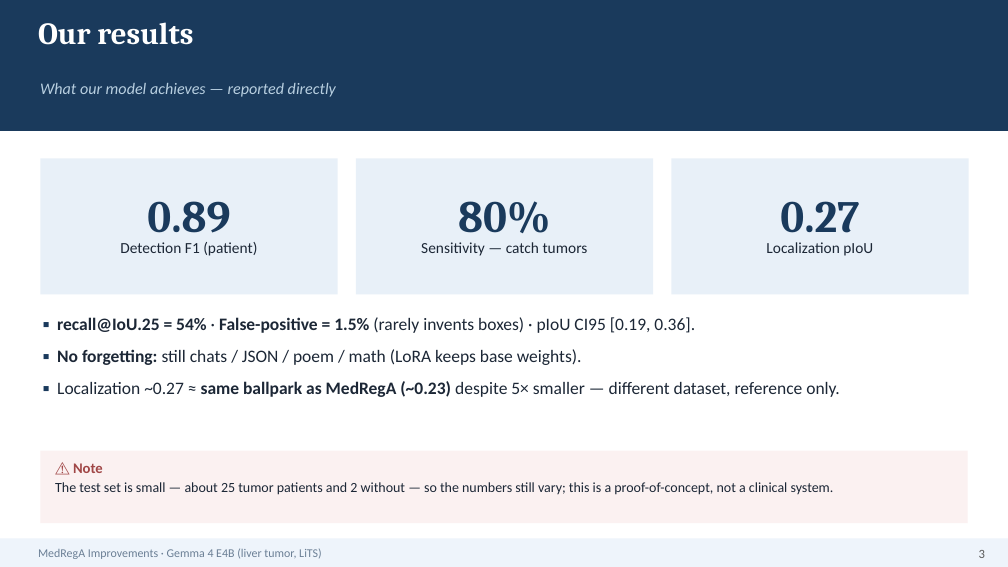
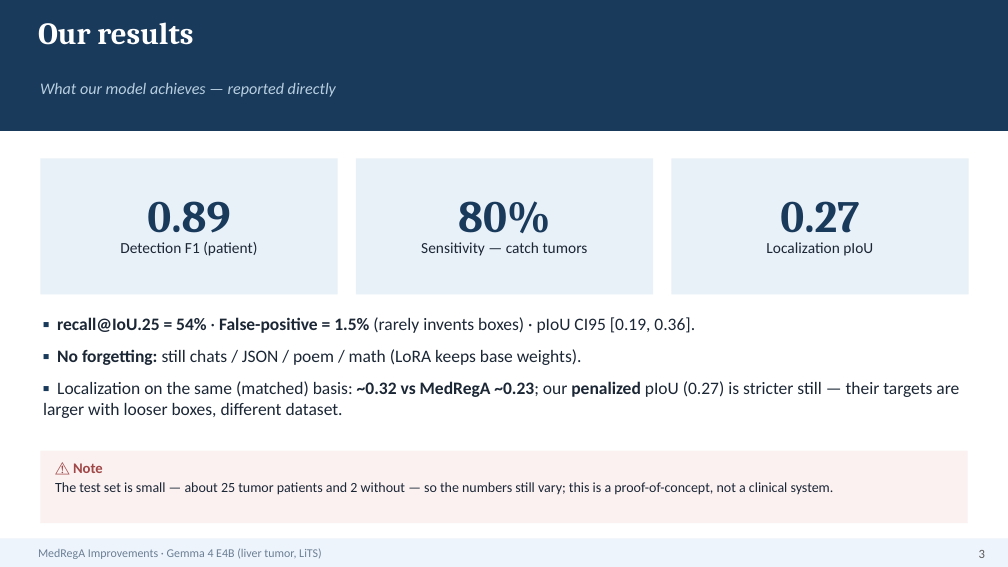
Before and after one commit to HatDuaa/medrega-liver-seminar, a slide deck: slide 3 of seminar/cai_tien/slides_5min_EN.pptx. Drawn at 1008x567 pixels with LibreOffice and Linux fonts; fonts in the diff are those of the drawing. Boxes give left, top, right and bottom in pixels: in the first picture for what was removed or moved away, otherwise in the second. Text is boxed around its words. In the diff, an @@ line names an element or a change of style, - is before the commit and + after.

```diff
--- a/seminar/cai_tien/slides_5min_EN.pptx
+++ b/seminar/cai_tien/slides_5min_EN.pptx
@@ text at (x1=43, y1=381, x2=959, y2=418): text changed @@
-▪ Localization ~0.27 ≈ same ballpark as MedRegA (~0.23) despite 5× smaller — different dataset, reference only.
+▪ Localization on the same (matched) basis: ~0.32 vs MedRegA ~0.23; our penalized pIoU (0.27) is stricter still — their targets are larger with looser boxes, different dataset.
```
Also in this commit, not shown: 1 other slide changed, 2 other files.
